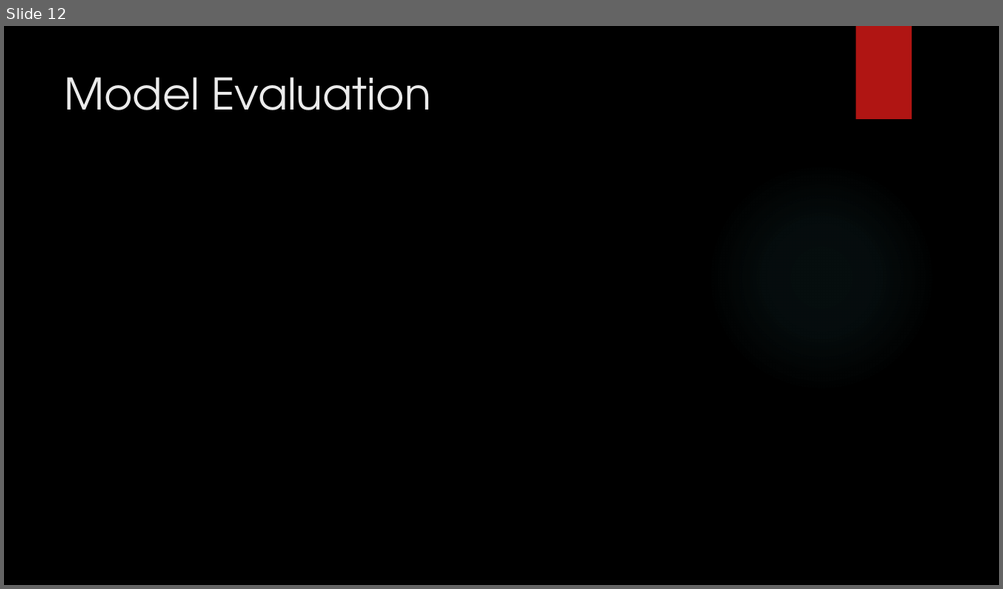
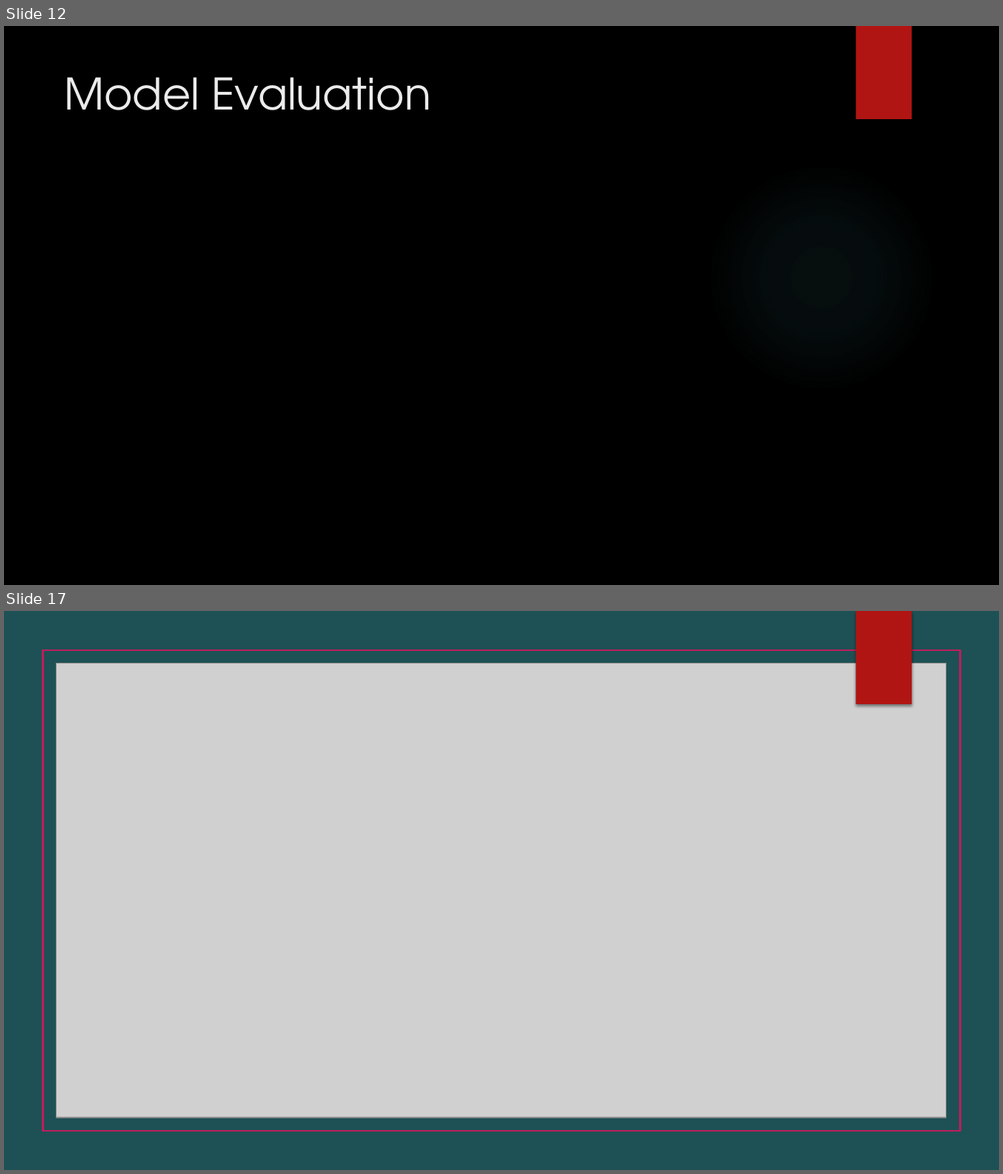
Before and after one commit to georgetown-analytics/Booksville, a slide deck: presentation/Booksville Presentation.pptx. Shown one above the other, each under a label of ours: slide 12 before the commit, slides 12 and 17 after it; the slides between them are not shown. The pictures are 1003x589 and 1003x1174 pixels, drawn with LibreOffice and Linux fonts; fonts in the diff are those of the drawing; grey boxes stand for pictures; background and template pictures are left out. Boxes give left, top, right and bottom in pixels: in the first picture for what was removed or moved away, otherwise in the second. Text is boxed around its words. In the diff, an @@ line names an element or a change of style, - is before the commit and + after.

```diff
--- a/presentation/Booksville Presentation.pptx
+++ b/presentation/Booksville Presentation.pptx
@@ slide 17 added at box(4, 611, 999, 1170), background picture (left out) @@
@@ rectangle added at box(4, 611, 999, 1170), fill #1E5155 @@
@@ rectangle added at box(855, 611, 911, 704), fill #B01513 @@
@@ rectangle added at box(42, 650, 960, 1132), outline #C01D5C 1.75 pt @@
@@ picture added at box(57, 664, 946, 1118) @@
```
Also in this commit, not shown: 3 slides changed, 4 other slides added, 1 slide removed.
